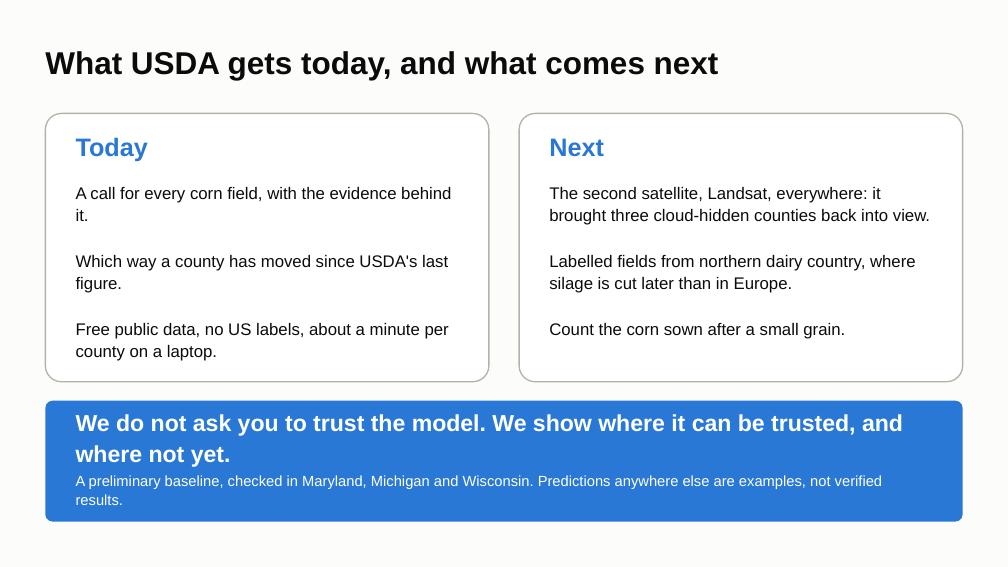
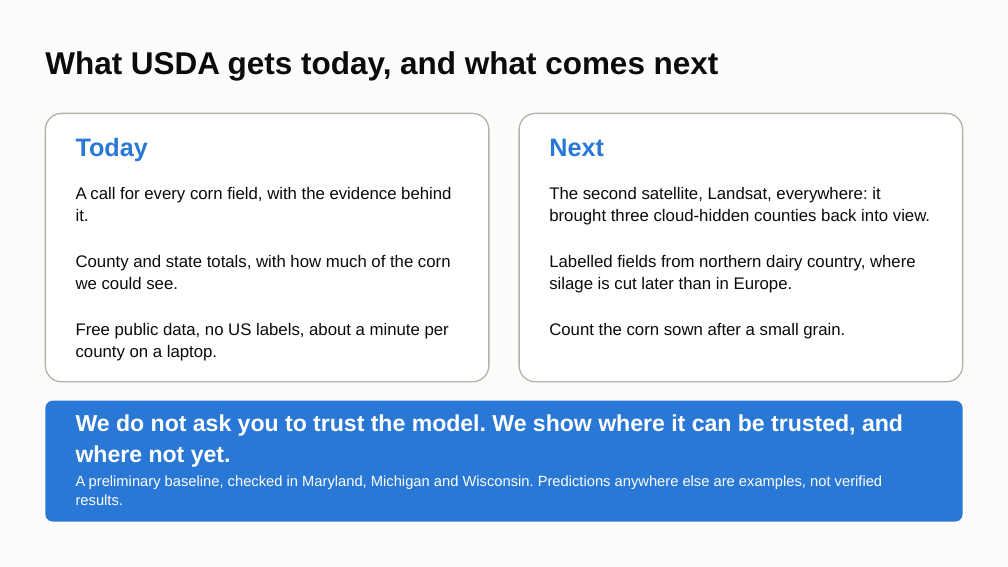
Before and after one commit to ChenSiyun1234/FieldVision, a slide deck: slide 10 of handoff/presentation/FieldVision_model_story.pptx (slide 11 before the commit). Drawn at 1008x567 pixels with LibreOffice and Linux fonts; fonts in the diff are those of the drawing. Boxes give left, top, right and bottom in pixels: in the first picture for what was removed or moved away, otherwise in the second. Text is boxed around its words. In the diff, an @@ line names an element or a change of style, - is before the commit and + after.

Commit message:
Deck: Wisconsin 2025 clean test on the scoreboard; the update of USDA's last figure moved to the detail slides

```diff
--- a/handoff/presentation/FieldVision_model_story.pptx
+++ b/handoff/presentation/FieldVision_model_story.pptx
@@ text at <box>76,255,451,289</box>: text changed @@
-Which way a county has moved since USDA's last figure.
+County and state totals, with how much of the corn we could see.
```
Also in this commit, not shown: 4 other slides changed, 1 other file.
